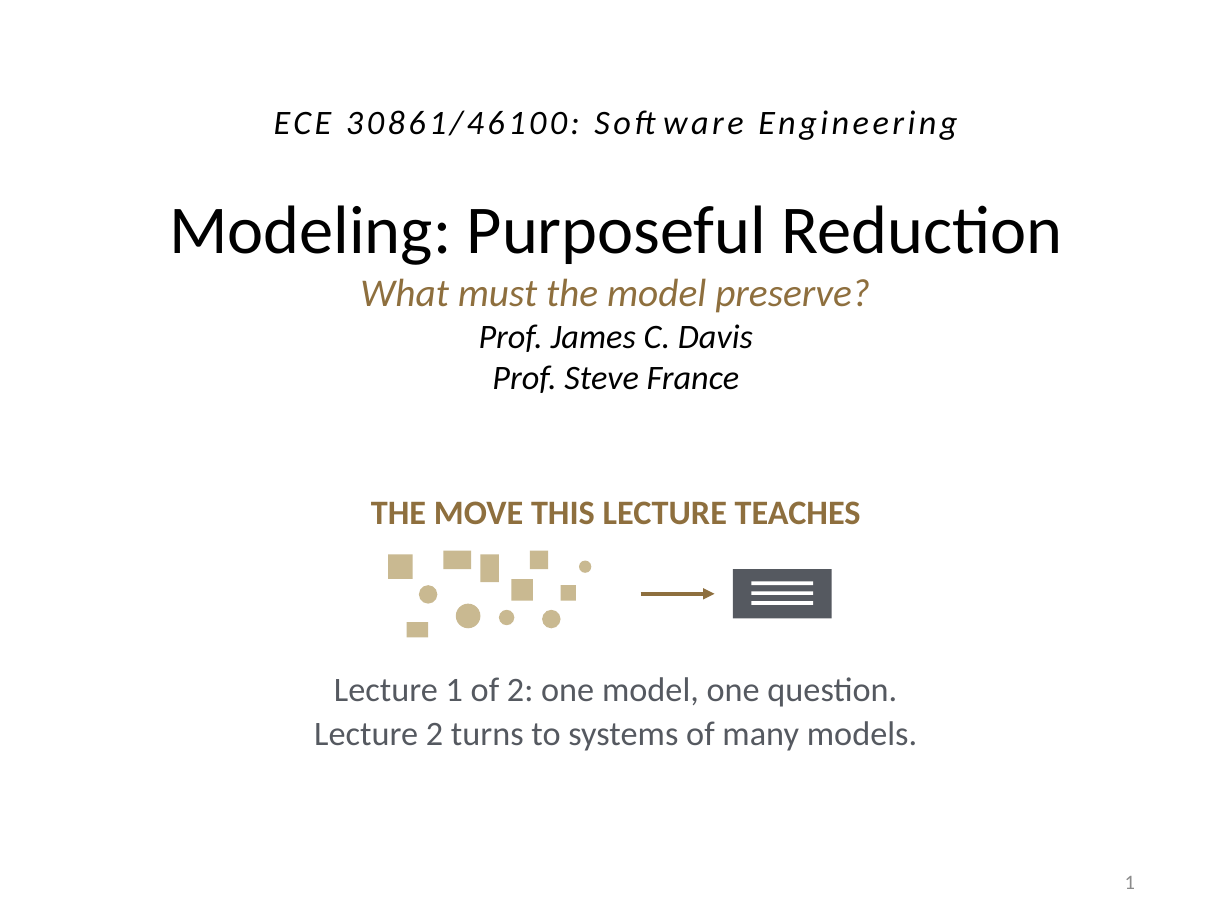
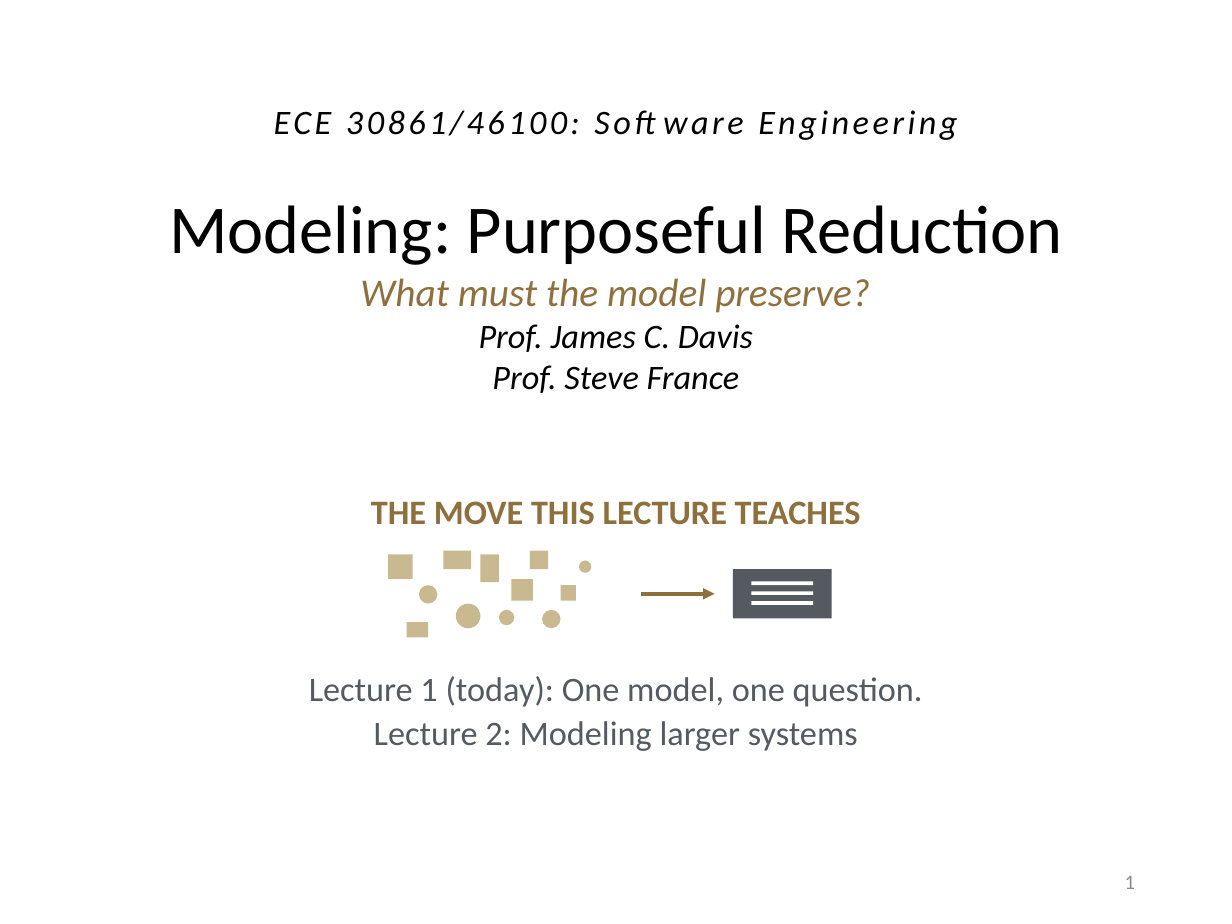
Before and after one commit to davisjam/model-based-agentic-software-engineering, a slide deck: slide 1 of course/lectures/act-2-delegation-and-control/02-modeling/2-2-Modeling-1-Purposeful-Reduction.pptx. Drawn at 1232x924 pixels with LibreOffice and Linux fonts; fonts in the diff are those of the drawing; background and template pictures are left out. Boxes give left, top, right and bottom in pixels: in the first picture for what was removed or moved away, otherwise in the second. Text is boxed around its words. In the diff, an @@ line names an element or a change of style, - is before the commit and + after.

```diff
--- a/course/lectures/act-2-delegation-and-control/02-modeling/2-2-Modeling-1-Purposeful-Reduction.pptx
+++ b/course/lectures/act-2-delegation-and-control/02-modeling/2-2-Modeling-1-Purposeful-Reduction.pptx
@@ text at box(309, 676, 923, 751): text changed @@
-Lecture 1 of 2: one model, one question.
-Lecture 2 turns to systems of many models.
+Lecture 1 (today): One model, one question.
+Lecture 2: Modeling larger systems
```
